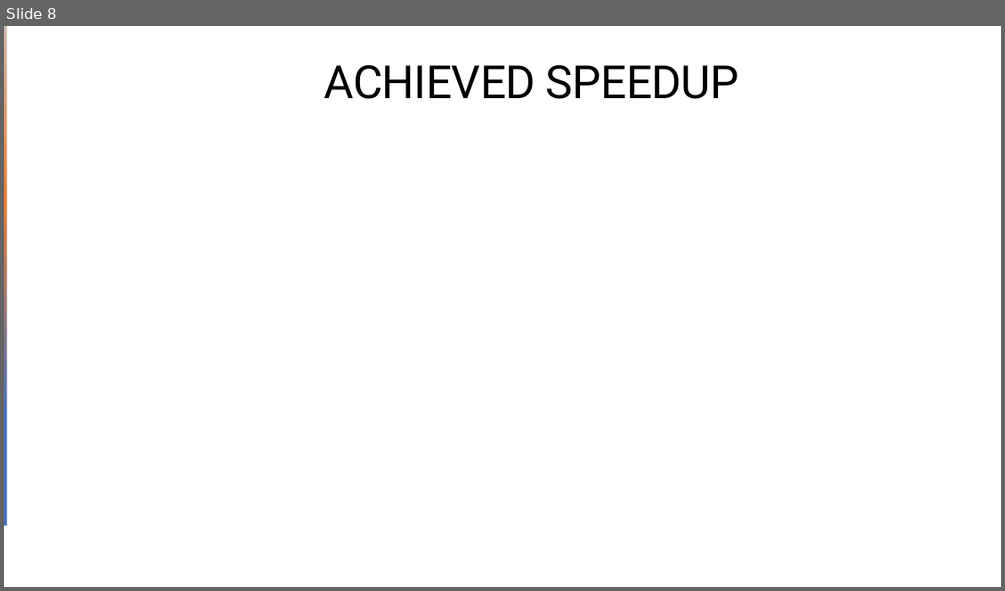
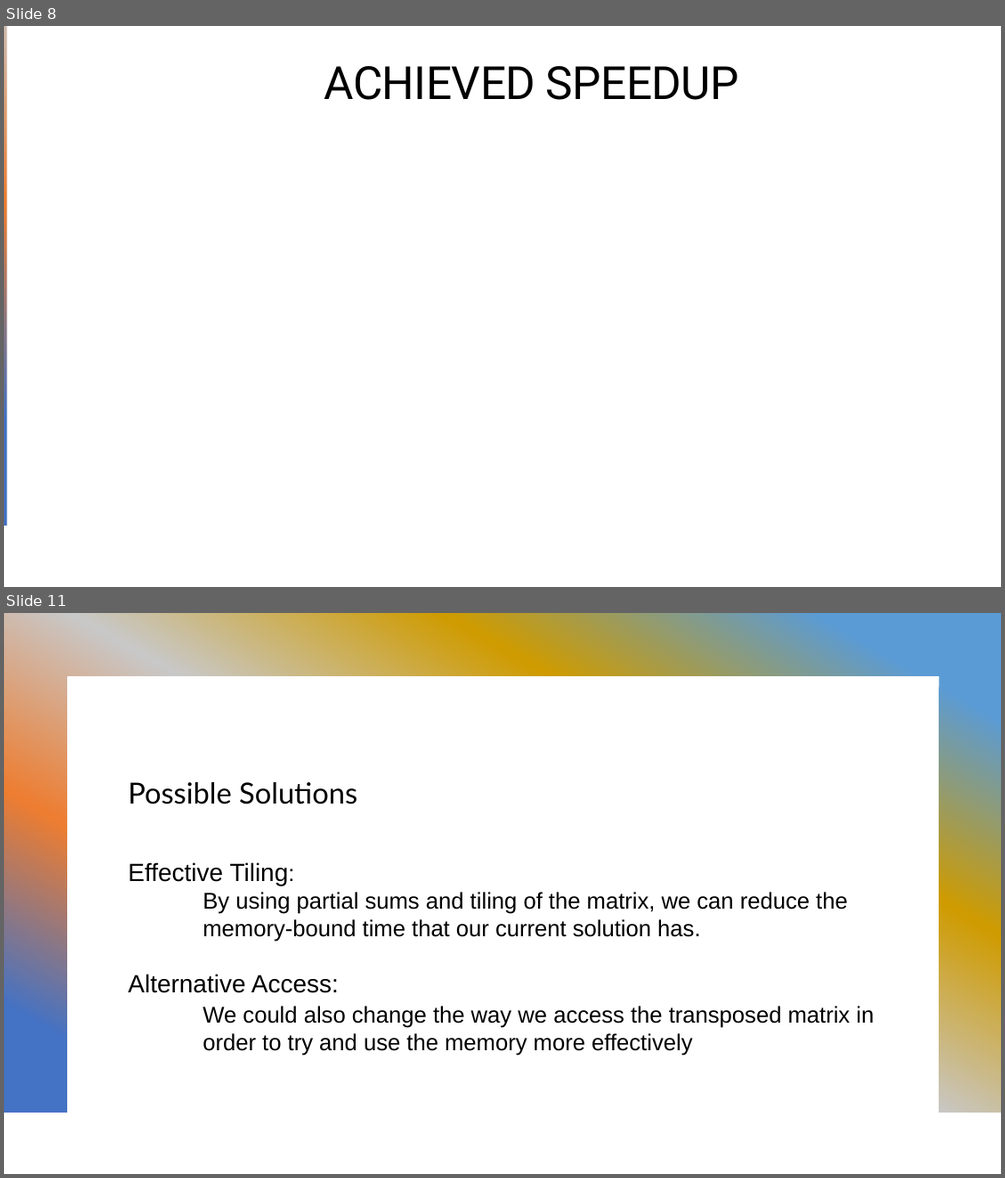
Before and after one commit to salor02/assignment-HPC, a slide deck: assignment-2/ATAX Problem Optimization.pptx. Shown one above the other, each under a label of ours: slide 8 before the commit, slides 8 and 11 after it; the slides between them are not shown. The pictures are 1005x591 and 1005x1178 pixels, drawn with LibreOffice and Linux fonts; fonts in the diff are those of the drawing. Boxes give left, top, right and bottom in pixels: in the first picture for what was removed or moved away, otherwise in the second. Text is boxed around its words. In the diff, an @@ line names an element or a change of style, - is before the commit and + after.

```diff
--- a/assignment-2/ATAX Problem Optimization.pptx
+++ b/assignment-2/ATAX Problem Optimization.pptx
@@ slide 11 added at (4, 613, 1001, 1174), background #FFFFFF; not listed: 1 template element that a slide beside it also shows @@
@@ text added at (128, 782, 357, 804), 28 pt, text #000000 @@
+Possible Solutions
@@ text added at (128, 862, 874, 1055), 22 pt, text #000000 @@
+Effective Tiling:
+By using partial sums and tiling of the matrix, we can reduce the
+memory-bound time that our current solution has.
+Alternative Access:
+We could also change the way we access the transposed matrix in
+order to try and use the memory more effectively
```
Also in this commit, not shown: 7 other slides changed, 3 other slides added, 1 slide removed.
